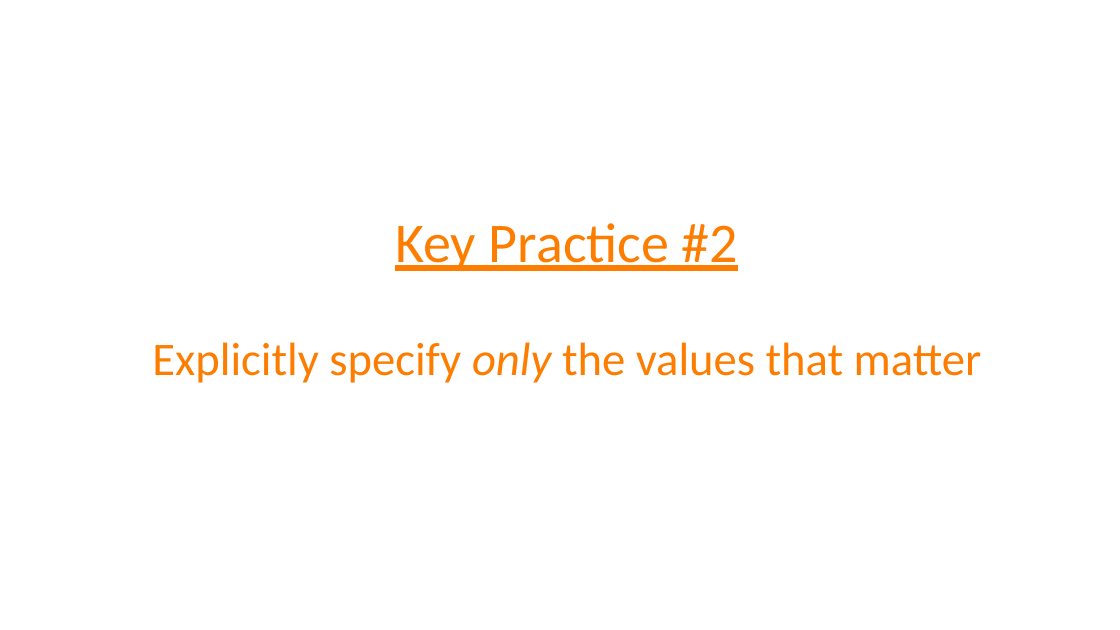
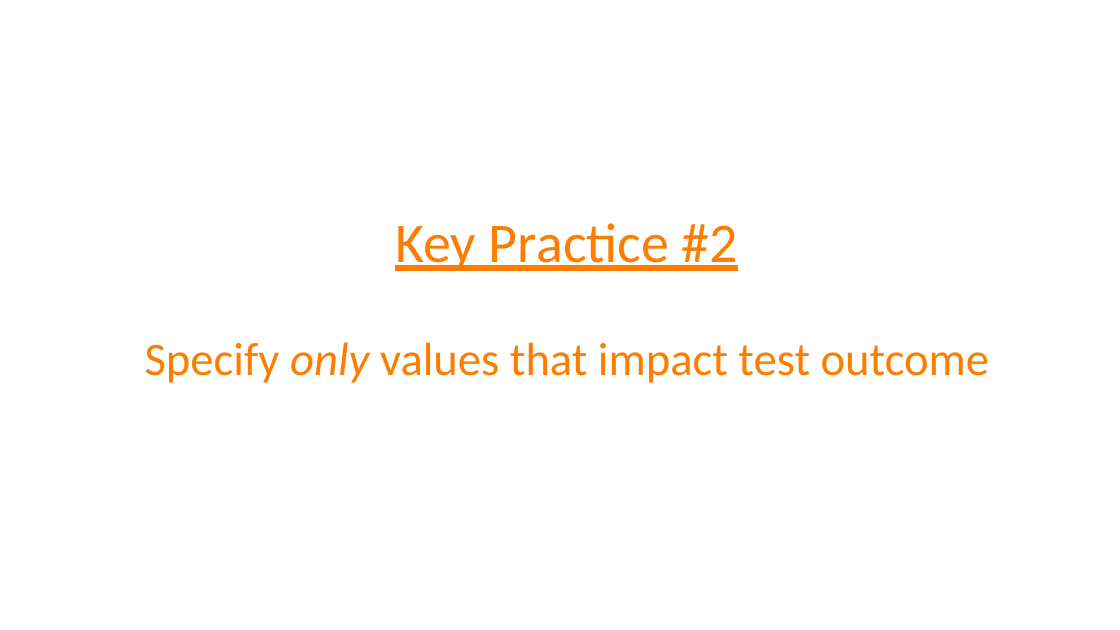
Before and after one commit to spetryjohnson/Talk-Patterns_of_Effective_Test_Setup, a slide deck: slide 47 of POETS - CodeMash 2017.pptx. Drawn at 1120x630 pixels with LibreOffice and Linux fonts; fonts in the diff are those of the drawing. Boxes give left, top, right and bottom in pixels: in the first picture for what was removed or moved away, otherwise in the second. Text is boxed around its words. In the diff, an @@ line names an element or a change of style, - is before the commit and + after.

```diff
--- a/POETS - CodeMash 2017.pptx
+++ b/POETS - CodeMash 2017.pptx
@@ title at (145,223,989,383): text changed @@
-Key Practice #2
-Explicitly specify only the values that matter
+Key Practice #2
+Specify only values that impact test outcome
```
Also in this commit, not shown: 5 other slides changed, 8 slides added, 3 slides removed, 1 other file.
